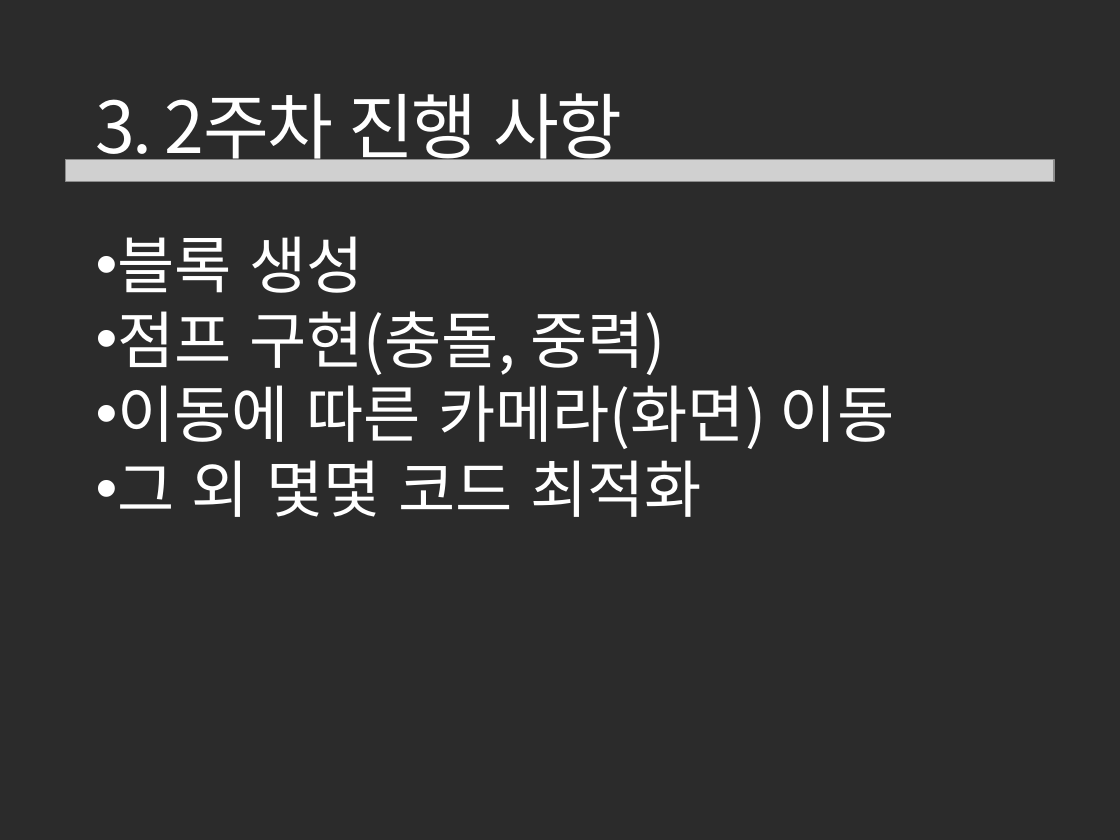
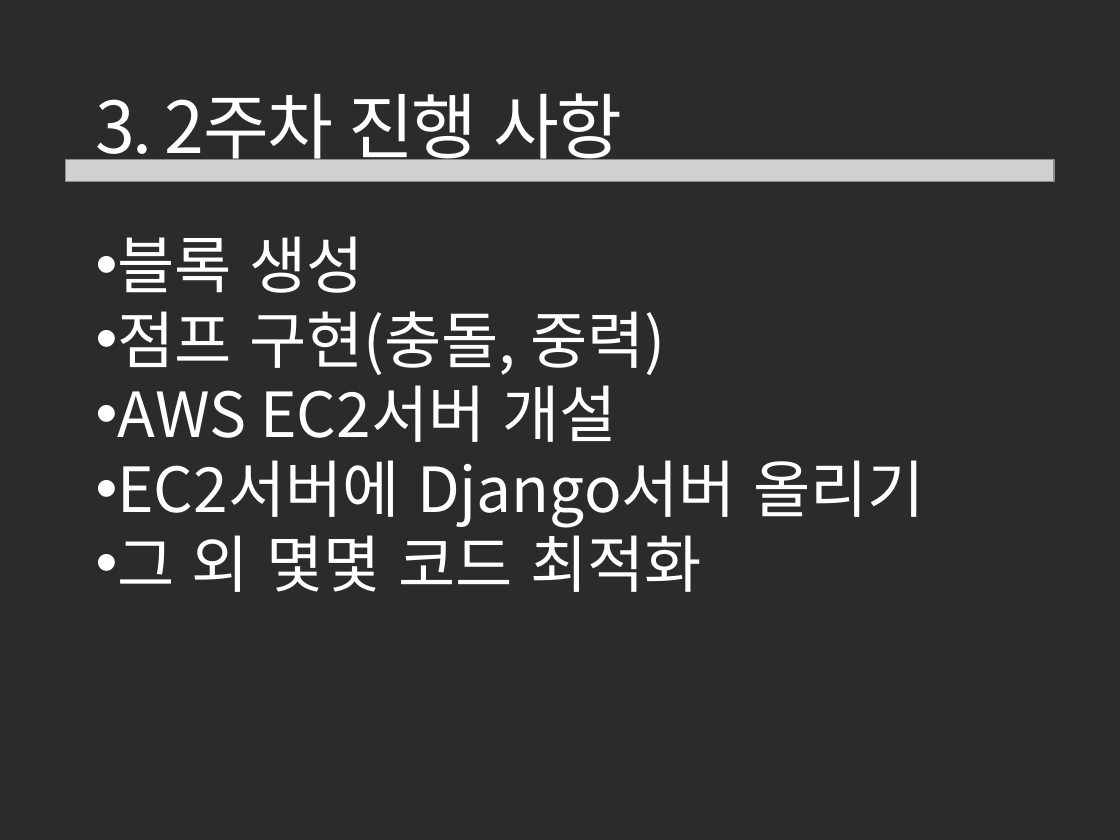
Before and after one commit to korca0220/old_project_store, a slide deck: slide 7 of Gameprogramming/week_second/2주차.pptx. Drawn at 1120x840 pixels with LibreOffice and Linux fonts; fonts in the diff are those of the drawing; grey boxes stand for pictures; background and template pictures are left out; a plain dark background stands for a picture behind light text. Boxes give left, top, right and bottom in pixels: in the first picture for what was removed or moved away, otherwise in the second. Text is boxed around its words. In the diff, an @@ line names an element or a change of style, - is before the commit and + after.

```diff
--- a/Gameprogramming/week_second/2주차.pptx
+++ b/Gameprogramming/week_second/2주차.pptx
@@ text at (117,385,925,527): text changed @@
-• 이동에 따른 카메라(화면) 이동
+• AWS EC2서버 개설
+• EC2서버에 Django서버 올리기
```
Also in this commit, not shown: 1 other slide changed.
